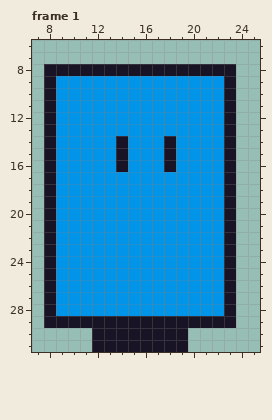
A pixel-art file gets an edit: assets/player.aseprite. Above, as it was before the edit.
32x32 pixels, 1 frame. Shown: frame 1: x 7..25, y 6..31. The commit also changed other frames, which this record leaves out.
The same view after the edit:
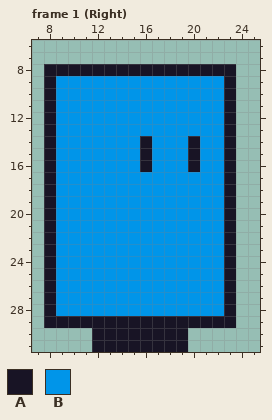
Palette (. is transparent): A #181425  B #0095e9
Difference:
Frame 1 (Right):
Colour B gives way to colour A in rows 14 to 16 at x 16 and 20.
Colour A gives way to colour B in rows 14 to 16 at x 14 and 18.
